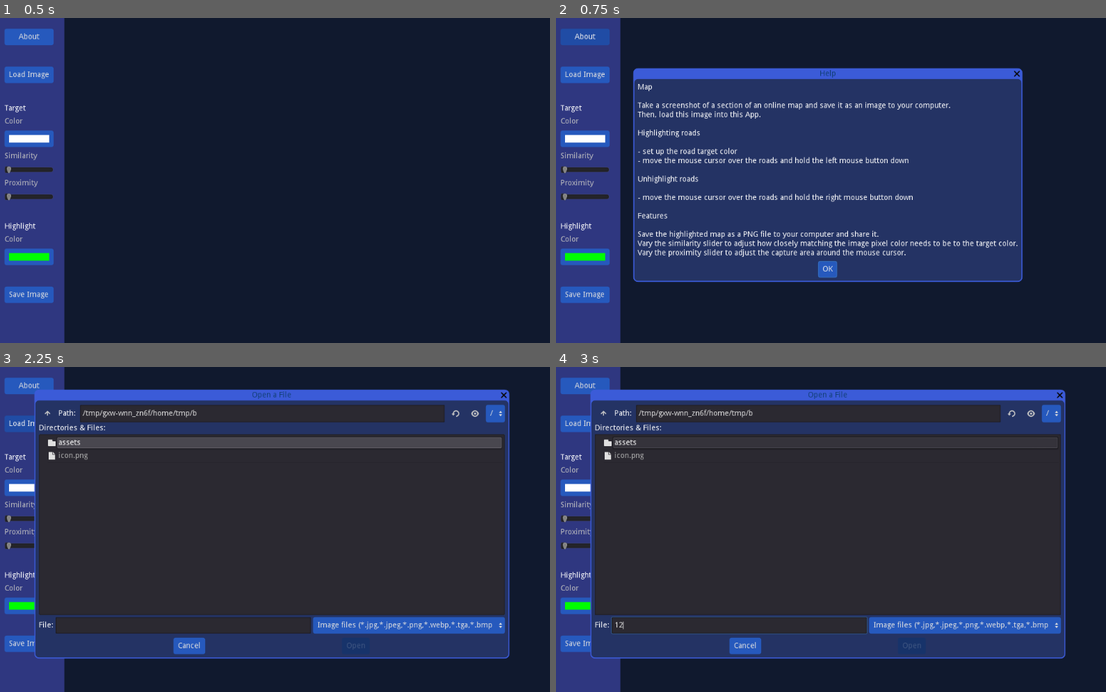
Above: before the commit, frames 1-4 (two rows, left to right).
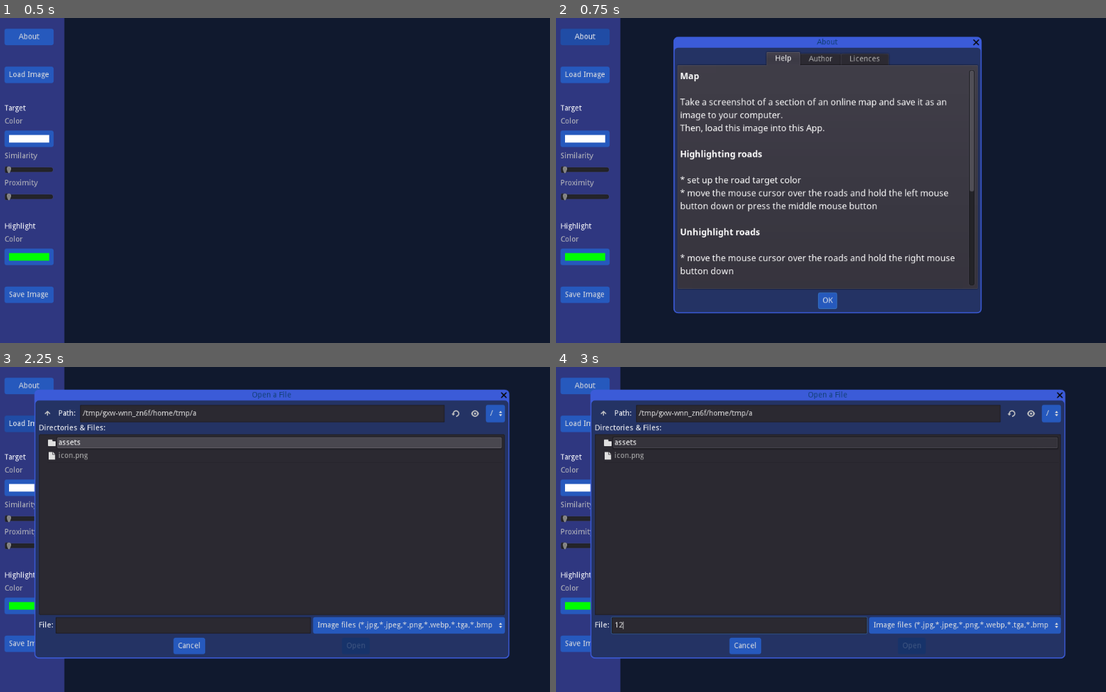
Above: after the commit, the same moments.

Repository: andrew-wilkes/color-replacement-brush
Game: Godot game, scene res://Main.tscn
Two runs of this game, one before a commit and one after it. Both use one fixed random seed, a clock stepped at 60 frames per second and the inputs below.
Inputs (mouse positions are in pixels of both pictures, inside the frame that each line leads up to):
- Up to frame 1 (0.5 s): no input
- Up to frame 2 (0.75 s): click "About" at 0.5 s
- Up to frame 3 (2.25 s): click "OK" at 1.25 s; click "Load Image" at 2 s
- Up to frame 4 (3 s): click (737, 627) at 2.77 s; type "12" at 2.85 s

Frame 1 is identical in both runs. In frame 2, 57% of the frame differs, in the area x 14-85%, y 5-92%; in frame 3, less than 0.1%; in frame 4, less than 0.1%.

Commit message:
Add tabs to About popup

Diff:
--- a/src/Main.gd
+++ b/src/Main.gd
@@ -121,11 +121,11 @@
 
 
 func _on_Help_pressed():
-	$VP/Viewport.gui_disable_input = true
-	$c/HelpDialog.popup_centered()
-
-
-func _on_HelpDialog_popup_hide():
+	disable_viewport_input()
+	$c/AboutDialog.popup_centered()
+
+
+func _on_AboutDialog_popup_hide():
 	disable_viewport_input(false)
 
 
@@ -246,3 +246,7 @@
 
 func _on_HideMarker_timeout():
 	get_node("%Image").material.set_shader_param("marker_position", Vector2(-100000, -100000))
+
+
+func _on_Author_meta_clicked(meta):
+	var _e = OS.shell_open(str(meta))
--- a/src/Main.tscn
+++ b/src/Main.tscn
@@ -1,7 +1,9 @@
-[gd_scene load_steps=5 format=2]
-
+[gd_scene load_steps=8 format=2]
+
+[ext_resource path="res://assets/fonts/NotoSansUI_Bold.ttf" type="DynamicFontData" id=1]
 [ext_resource path="res://Main.gd" type="Script" id=2]
 [ext_resource path="res://assets/UI.theme" type="Theme" id=3]
+[ext_resource path="res://assets/normal-font.tres" type="DynamicFont" id=4]
 
 [sub_resource type="Shader" id=1]
 code = "shader_type canvas_item;
@@ -45,6 +47,9 @@
 shader_param/marker_size = null
 shader_param/marker_width = 2.0
 
+[sub_resource type="DynamicFont" id=3]
+font_data = ExtResource( 1 )
+
 [node name="Main" type="HBoxContainer"]
 anchor_right = 1.0
 anchor_bottom = 1.0
@@ -126,7 +131,7 @@
 margin_top = 252.0
 margin_right = 90.0
 margin_bottom = 268.0
-max_value = 1.0
+max_value = 0.98
 step = 0.01
 value = 0.7
 
@@ -213,32 +218,158 @@
 access = 2
 filters = PoolStringArray( "*.jpg,*.jpeg,*.png,*.webp,*.tga,*.bmp ; Image files" )
 
-[node name="HelpDialog" type="AcceptDialog" parent="c"]
+[node name="AboutDialog" type="AcceptDialog" parent="c"]
 margin_left = 33.0
 margin_top = 42.0
 margin_right = 600.0
-margin_bottom = 323.0
+margin_bottom = 532.0
 theme = ExtResource( 3 )
-window_title = "Help"
-dialog_text = "Map
+window_title = "About"
+
+[node name="TabContainer" type="TabContainer" parent="c/AboutDialog"]
+margin_left = 8.0
+margin_top = 8.0
+margin_right = 559.0
+margin_bottom = 444.0
+
+[node name="Help" type="RichTextLabel" parent="c/AboutDialog/TabContainer"]
+visible = false
+anchor_right = 1.0
+anchor_bottom = 1.0
+margin_left = 4.0
+margin_top = 32.0
+margin_right = -4.0
+margin_bottom = -4.0
+custom_fonts/bold_font = SubResource( 3 )
+custom_fonts/normal_font = ExtResource( 4 )
+bbcode_enabled = true
+bbcode_text = "[b]Map[/b]
 
 Take a screenshot of a section of an online map and save it as an image to your computer.
 Then, load this image into this App.
 
-Highlighting roads
-
-- set up the road target color
-- move the mouse cursor over the roads and hold the left mouse button down
-
-Unhighlight roads
-
-- move the mouse cursor over the roads and hold the right mouse button down
-
-Features
+[b]Highlighting roads[/b]
+
+* set up the road target color
+* move the mouse cursor over the roads and hold the left mouse button down or press the middle mouse button
+
+[b]Unhighlight roads[/b]
+
+* move the mouse cursor over the roads and hold the right mouse button down
+
+[b]Choosing colors[/b]
+
+Click on the color buttons to display a color picker.
+You can use the eye-dropper to pick a color from your image.
+Press ESC to close the color picker.
+
+[b]Features[/b]
 
 Save the highlighted map as a PNG file to your computer and share it.
 Vary the similarity slider to adjust how closely matching the image pixel color needs to be to the target color.
-Vary the proximity slider to adjust the capture area around the mouse cursor."
+Vary the proximity slider or use your mouse wheel to adjust the capture area around the mouse cursor."
+text = "Map
+
+Take a screenshot of a section of an online map and save it as an image to your computer.
+Then, load this image into this App.
+
+Highlighting roads
+
+* set up the road target color
+* move the mouse cursor over the roads and hold the left mouse button down or press the middle mouse button
+
+Unhighlight roads
+
+* move the mouse cursor over the roads and hold the right mouse button down
+
+Choosing colors
+
+Click on the color buttons to display a color picker.
+You can use the eye-dropper to pick a color from your image.
+Press ESC to close the color picker.
+
+Features
+
+Save the highlighted map as a PNG file to your computer and share it.
+Vary the similarity slider to adjust how closely matching the image pixel color needs to be to the target color.
+Vary the proximity slider or use your mouse wheel to adjust the capture area around the mouse cursor."
+
+[node name="Author" type="RichTextLabel" parent="c/AboutDialog/TabContainer"]
+visible = false
+anchor_right = 1.0
+anchor_bottom = 1.0
+margin_left = 4.0
+margin_top = 32.0
+margin_right = -4.0
+margin_bottom = -4.0
+custom_fonts/bold_font = SubResource( 3 )
+custom_fonts/normal_font = ExtResource( 4 )
+bbcode_enabled = true
+bbcode_text = "This software was created by [b]Andrew Wilkes[/b] in September 2022.
+
+If you enjoyed using this software, please consider [url=https://buymeacoffee.com/gdscriptdude]buying me a coffee[/url].
+
+Thanks!"
+text = "This software was created by Andrew Wilkes in September 2022.
+
+If you enjoyed using this software, please consider buying me a coffee.
+
+Thanks!"
+
+[node name="Licences" type="ScrollContainer" parent="c/AboutDialog/TabContainer"]
+margin_right = 40.0
+margin_bottom = 40.0
+rect_min_size = Vector2( 0, 400 )
+size_flags_horizontal = 3
+scroll_horizontal_enabled = false
+
+[node name="Label" type="Label" parent="c/AboutDialog/TabContainer/Licences"]
+margin_right = 40.0
+margin_bottom = 18289.0
+size_flags_horizontal = 3
+text = "Copyright © 2022 Andrew Wilkes
+
+THE SOFTWARE IS PROVIDED \\\"AS IS\\\", WITHOUT WARRANTY OF ANY KIND, EXPRESS OR IMPLIED, INCLUDING BUT NOT LIMITED TO THE WARRANTIES OF MERCHANTABILITY, FITNESS FOR A PARTICULAR PURPOSE AND NONINFRINGEMENT. IN NO EVENT SHALL THE AUTHORS OR COPYRIGHT HOLDERS BE LIABLE FOR ANY CLAIM, DAMAGES OR OTHER LIABILITY, WHETHER IN AN ACTION OF CONTRACT, TORT OR OTHERWISE, ARISING FROM, OUT OF OR IN CONNECTION WITH THE SOFTWARE OR THE USE OR OTHER DEALINGS IN THE SOFTWARE.
+
+-----------------------------------------------
+GODOT ENGINE LICENCE
+
+This software uses Godot Engine, available under the following license:
+
+Copyright (c) 2007-2022 Juan Linietsky, Ariel Manzur. Copyright (c) 2014-2022 Godot Engine contributors.
+
+Permission is hereby granted, free of charge, to any person obtaining a copy of this software and associated documentation files (the \\\"Software\\\"), to deal in the Software without restriction, including without limitation the rights to use, copy, modify, merge, publish, distribute, sublicense, and/or sell copies of the Software, and to permit persons to whom the Software is furnished to do so, subject to the following conditions:
+
+The above copyright notice and this permission notice shall be included in all copies or substantial portions of the Software.
+
+THE SOFTWARE IS PROVIDED \\\"AS IS\\\", WITHOUT WARRANTY OF ANY KIND, EXPRESS OR IMPLIED, INCLUDING BUT NOT LIMITED TO THE WARRANTIES OF MERCHANTABILITY, FITNESS FOR A PARTICULAR PURPOSE AND NONINFRINGEMENT. IN NO EVENT SHALL THE AUTHORS OR COPYRIGHT HOLDERS BE LIABLE FOR ANY CLAIM, DAMAGES OR OTHER LIABILITY, WHETHER IN AN ACTION OF CONTRACT, TORT OR OTHERWISE, ARISING FROM, OUT OF OR IN CONNECTION WITH THE SOFTWARE OR THE USE OR OTHER DEALINGS IN THE SOFTWARE.
+
+-----------------------------------------------
+Portions of this software are copyright © 1996-2022 The FreeType Project (www.freetype.org). All rights reserved.
+
+-----------------------------------------------
+ENet Licence
+
+Copyright (c) 2002-2020 Lee Salzman
+
+Permission is hereby granted, free of charge, to any person obtaining a copy of this software and associated documentation files (the \\\"Software\\\"), to deal in the Software without restriction, including without limitation the rights to use, copy, modify, merge, publish, distribute, sublicense, and/or sell copies of the Software, and to permit persons to whom the Software is furnished to do so, subject to the following conditions:
+
+The above copyright notice and this permission notice shall be included in all copies or substantial portions of the Software.
+
+THE SOFTWARE IS PROVIDED \\\"AS IS\\\", WITHOUT WARRANTY OF ANY KIND, EXPRESS OR IMPLIED, INCLUDING BUT NOT LIMITED TO THE WARRANTIES OF MERCHANTABILITY, FITNESS FOR A PARTICULAR PURPOSE AND NONINFRINGEMENT. IN NO EVENT SHALL THE AUTHORS OR COPYRIGHT HOLDERS BE LIABLE FOR ANY CLAIM, DAMAGES OR OTHER LIABILITY, WHETHER IN AN ACTION OF CONTRACT, TORT OR OTHERWISE, ARISING FROM, OUT OF OR IN CONNECTION WITH THE SOFTWARE OR THE USE OR OTHER DEALINGS IN THE SOFTWARE.
+
+-----------------------------------------------
+mbed TLS Licence
+
+Copyright The Mbed TLS Contributors
+
+Licensed under the Apache License, Version 2.0 (the \\\"License\\\"); you may not use this file except in compliance with the License. You may obtain a copy of the License at
+
+http://www.apache.org/licenses/LICENSE-2.0
+
+Unless required by applicable law or agreed to in writing, software distributed under the License is distributed on an \\\"AS IS\\\" BASIS, WITHOUT WARRANTIES OR CONDITIONS OF ANY KIND, either express or implied. See the License for the specific language governing permissions and limitations under the License.
+"
+autowrap = true
 
 [node name="ViewportSizer" type="Timer" parent="."]
 wait_time = 0.214
@@ -262,6 +393,7 @@
 [connection signal="gui_input" from="VP/Viewport/Image" to="." method="_on_Image_gui_input"]
 [connection signal="file_selected" from="c/FileDialog" to="." method="_on_FileDialog_file_selected"]
 [connection signal="popup_hide" from="c/FileDialog" to="." method="_on_FileDialog_popup_hide"]
-[connection signal="popup_hide" from="c/HelpDialog" to="." method="_on_HelpDialog_popup_hide"]
+[connection signal="popup_hide" from="c/AboutDialog" to="." method="_on_AboutDialog_popup_hide"]
+[connection signal="meta_clicked" from="c/AboutDialog/TabContainer/Author" to="." method="_on_Author_meta_clicked"]
 [connection signal="timeout" from="ViewportSizer" to="." method="_on_ViewportSizer_timeout"]
 [connection signal="timeout" from="HideMarker" to="." method="_on_HideMarker_timeout"]
